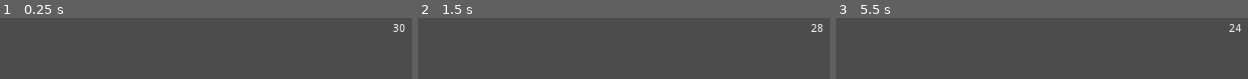
Above: before the commit, frames 1-3 (left to right).
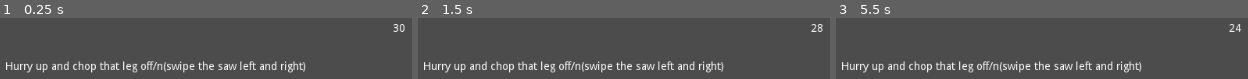
Above: after the commit, the same moments.

Repository: austinirvine/leggy
Game: Godot game, scene res://hud/test.tscn
Two runs of this game, one before a commit and one after it. Both use one fixed random seed, a clock stepped at 60 frames per second and the inputs below. This scene is started directly instead of the project's main scene.
Inputs:
- Up to frame 1 (0.25 s): no input
- Up to frame 2 (1.5 s): tap Enter at 0.5 s; tap Space at 1.25 s
- Up to frame 3 (5.5 s): tap Enter at 2, 3.5 s; tap Space at 2.75, 4.25 s

The runs differ from the first frame. In frame 1, 4.7% of the frame differs, in the area x 1-75%, y 70-91%; in frame 2, 4.7%; in frame 3, 4.7%.

Commit message:
Simple message function

Diff:
--- a/leggy/hud/hud.gd
+++ b/leggy/hud/hud.gd
@@ -12,7 +12,8 @@
 
 func handle_timeout():
 	set_process(false)
-	$Label.text = "00"
+	$TimeLabel.text = "00"
+
 	emit_signal("game_over")
 
 func start():
@@ -22,5 +23,8 @@
 	$Timer.start()
 	set_process(true)
 
+func message(text : String):
+	$MessageLabel.text = text
+
 func _process(delta):
-	$Label.text = ("%.0f" % [$Timer.time_left]).pad_zeros(2)
+	$TimeLabel.text = ("%.0f" % [$Timer.time_left]).pad_zeros(2)
--- a/leggy/hud/hud.tscn
+++ b/leggy/hud/hud.tscn
@@ -25,7 +25,7 @@
 one_shot = true
 autostart = false
 
-[node name="Label" type="Label" parent="."]
+[node name="TimeLabel" type="Label" parent="."]
 anchor_left = 0.5
 anchor_top = 0.0
 anchor_right = 0.5
@@ -39,8 +39,26 @@
 mouse_default_cursor_shape = 0
 size_flags_horizontal = 1
 size_flags_vertical = 4
-text = "00"
+text = "--"
 align = 1
 percent_visible = 1.0
 lines_skipped = 0
 max_lines_visible = -1
+
+[node name="MessageLabel" type="Label" parent="."]
+anchor_left = 0.0
+anchor_top = 0.0
+anchor_right = 0.0
+anchor_bottom = 0.0
+margin_top = 49.0
+margin_right = 193.0
+margin_bottom = 80.0
+rect_pivot_offset = Vector2( 0, 0 )
+rect_clip_content = false
+mouse_filter = 2
+mouse_default_cursor_shape = 0
+size_flags_horizontal = 1
+size_flags_vertical = 4
+percent_visible = 1.0
+lines_skipped = 0
+max_lines_visible = -1
--- a/leggy/hud/test.gd
+++ b/leggy/hud/test.gd
@@ -3,6 +3,7 @@
 func _ready():
 	$HUD.connect("game_over", self, "handle_game_over")
 	$HUD.start()
+	$HUD.message("Hurry up and chop that leg off/n(swipe the saw left and right)")
 
 func handle_game_over():
 	print("Game over")
